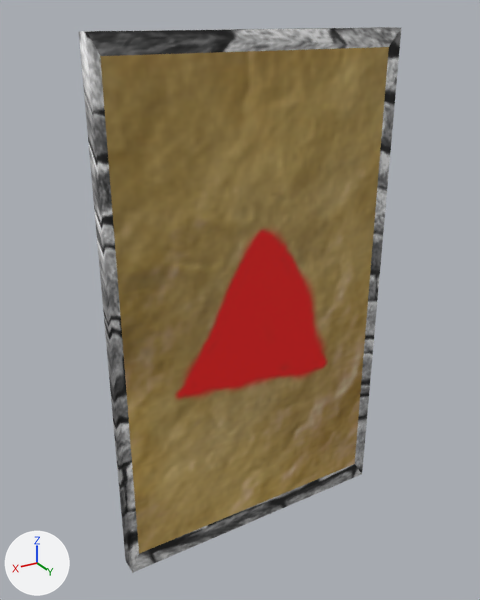
The OBJ model Cardacombs/Assets/Mesh/obj_card.obj as it was, and as the next commit left it.
Rendered twice from a camera (50 mm lens) standing at (0.212, 0.334, 0.177) and looking at (0.008, -0.006, 0.007). Arrows for +X, +Y and +Z are at lower left; the lights stay in place. Where no turn or scale is listed for an object, it has been applied to the vertices.

Before the edit, the objects in view are built like this:
```python
me_cube1 = bpy.data.meshes.new('cube1')
me_cube1.from_pydata(...)  # 12 vertices, 20 faces; spans x -0.1..0.1, y -0.005..0.008, z -0.167..0.169
me_cube1.materials.append(mat_cube1_auv)  # picture img_spr_cardred_png
ob_cube1 = bpy.data.objects.new('cube1', me_cube1)
ob_cube1.location = (0.0, 0.0, 0.0)
```
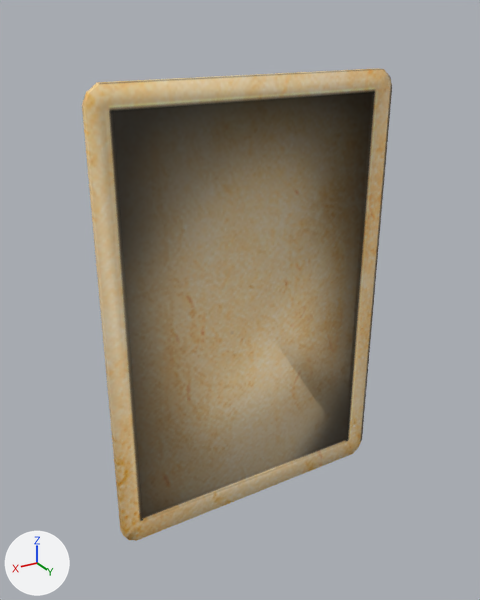
What differs and where, as boxes (x1, y1, x2, y2) in the pictures (480 x 600 px):
'cube1', reshaped (13% shorter)
    before: (79, 27, 401, 573)
    after: (82, 68, 392, 541)

The change, as a diff of the scene's bpy script:
```diff
--- a/Cardacombs/Assets/Mesh/obj_card.obj.py
+++ b/Cardacombs/Assets/Mesh/obj_card.obj.py
@@ img_spr_cardback_png @@
+img_spr_cardback_png = load_image('Spr_CardBack.png', '../Sprits/Cards/Spr_CardBack.png', 400, 400, 'sRGB')
@@ mat_cube2_auv @@
+mat_cube2_auv = principled_material('cube2_auv')
+mat_cube2_auv.texture = img_spr_cardback_png
+mat_cube2_auv.roughness = 0.684
@@ me_cube1 @@
 # used by ob_cube1; location = (0.0, 0.0, 0.0)
-me_cube1.from_pydata(...)  # 12 vertices, 20 faces; spans x -0.1..0.1, y -0.005..0.008, z -0.167..0.169
-me_cube1.materials.append(mat_cube1_auv)  # picture img_spr_cardred_png
+me_cube1.from_pydata(...)  # 44 vertices, 84 faces; spans x -0.1..0.102, y -0.002..0.003, z -0.146..0.145
+# me_cube1 part 1: the whole mesh is rebuilt
+me_cube1.materials.append(mat_cube2_auv)  # picture img_spr_cardback_png
```
